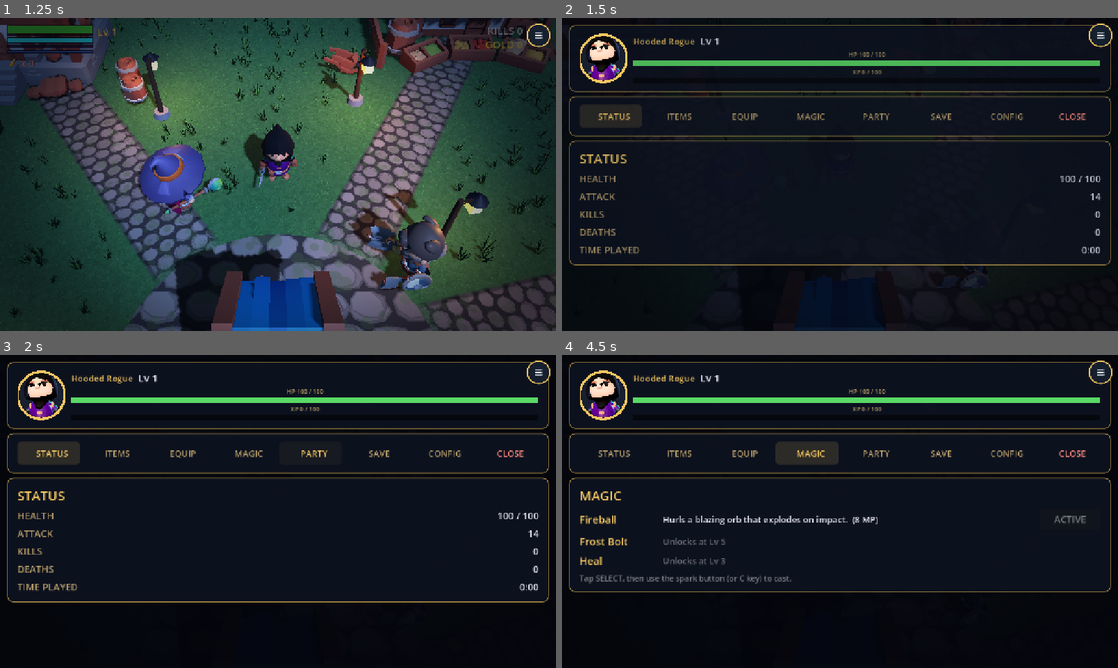
Above: before the commit, frames 1-4 (two rows, left to right).
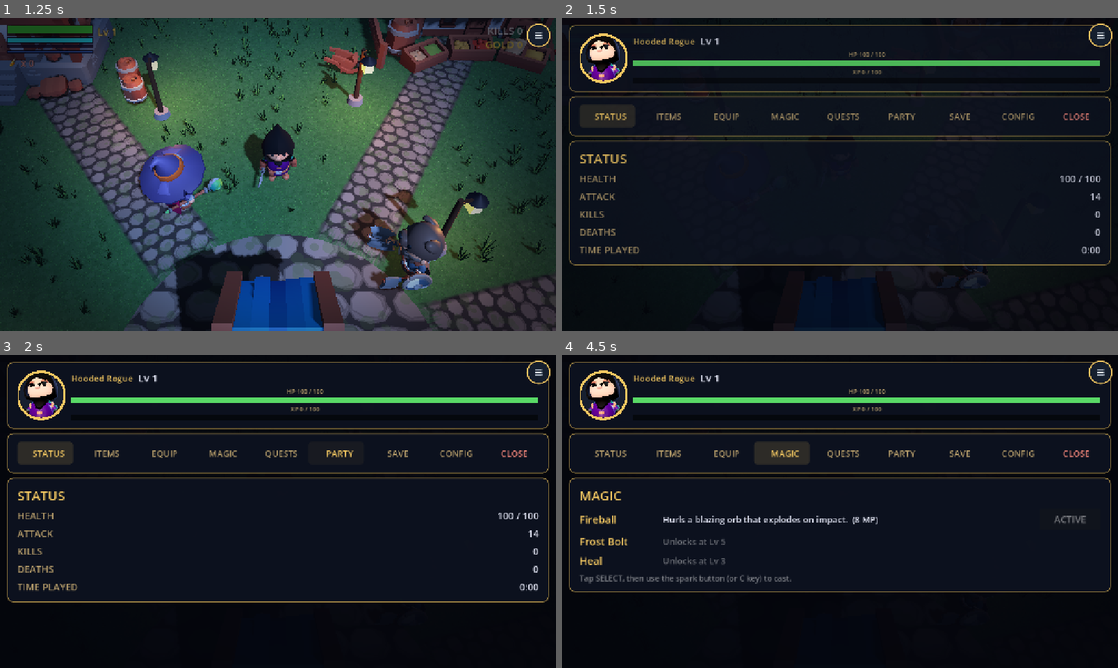
Above: after the commit, the same moments.

Repository: OuterHeavenX/godot-2.5D-rpg
Game: Godot game, scene res://src/world/main.tscn
The game is run twice, just before and just after one commit, with the same random seed, the same clock (stepped at 60 frames per second) and the same inputs.
Inputs (mouse positions are in pixels of both pictures, inside the frame that each line leads up to):
- Up to frame 1 (1.25 s): click "PLAY" at 0.5 s
- Up to frame 2 (1.5 s): drag from (1101, 36) to (895, 105) at 1.27 s
- Up to frame 3 (2 s): no input
- Up to frame 4 (4.5 s): click "STATUS" at 2 s; click "ITEMS" at 2.75 s; click "EQUIP" at 3.5 s; click "MAGIC" at 4.25 s

Frame 1 is identical in both runs. In frame 2, 1.0% of the frame differs, in the area x 6-95%, y 28-35%; in frame 3, 1.0%; in frame 4, 1.5%, in the area x 5-95%, y 27-36%.

Commit message:
Add quest system: 4-quest chain, givers, dialogue, HUD tracker, QUESTS tab, save persistence

Diff:
--- a/project.godot
+++ b/project.godot
@@ -89,6 +89,8 @@
 
 AudioMan="*res://src/audio/audio_manager.gd"
 
+QuestMan="*res://src/quest/quest_manager.gd"
+
 [input_devices]
 
 pointing/emulate_mouse_from_touch=false
--- a/src/npc/villager.gd
+++ b/src/npc/villager.gd
@@ -16,12 +16,34 @@
 var _target_pos := Vector3.ZERO
 var _wait_timer := 0.0
 var _talk_ui: Control
+var _quest_marker: Label3D
 
 func _ready() -> void:
 	_home_pos = position
 	_target_pos = _home_pos
 	_build_body()
 	_build_interaction()
+	_build_quest_marker()
+	QuestMan.quests_changed.connect(_update_quest_marker)
+	_update_quest_marker()
+
+func _build_quest_marker() -> void:
+	_quest_marker = Label3D.new()
+	_quest_marker.text = ""
+	_quest_marker.font_size = 96
+	_quest_marker.pixel_size = 0.008
+	_quest_marker.billboard = BaseMaterial3D.BILLBOARD_ENABLED
+	_quest_marker.no_depth_test = true
+	_quest_marker.modulate = Color(1.0, 0.85, 0.3)
+	_quest_marker.outline_size = 12
+	_quest_marker.outline_modulate = Color(0, 0, 0, 0.9)
+	_quest_marker.position = Vector3(0, 2.4, 0)
+	add_child(_quest_marker)
+
+func _update_quest_marker() -> void:
+	if _quest_marker == null:
+		return
+	_quest_marker.text = QuestMan.marker_for(npc_name)
 
 func _build_body() -> void:
 	# KayKit model (if specified).
@@ -117,7 +139,9 @@
 	else:
 		var ui := get_tree().get_first_node_in_group("dialogue_ui")
 		if ui != null and ui.has_method("show_talk_button"):
-			ui.show_talk_button(npc_name, dialogue)
+			var talk: Dictionary = QuestMan.get_talk(npc_name, dialogue)
+			ui.show_talk_button(npc_name, talk["lines"],
+				String(talk["offer"]), String(talk["turnin"]))
 
 func _hide_talk_prompt() -> void:
 	if shop_title != "":
--- /dev/null
+++ b/src/quest/quest_db.gd
@@ -0,0 +1,124 @@
+class_name QuestDB
+## Static quest definitions: a short chain across the four village NPCs.
+##
+## Objective types:
+##   "talk"    — talk to the NPC named in "target"
+##   "kill"    — kill "target" skeletons (counted from acceptance)
+##   "collect" — hold "target" potions at once
+##   "level"   — reach player level "target"
+
+enum State { LOCKED, AVAILABLE, ACTIVE, COMPLETE, TURNED_IN }
+
+const QUESTS := [
+	{
+		"id": "pips_dream",
+		"giver": "Pip",
+		"title": "Pip's Dream",
+		"prereq": "",
+		"objective_type": "talk",
+		"objective_target": "Old Fen",
+		"objective_text": "Talk to Old Fen",
+		"offer": [
+			"Pip's Dream",
+			"I wanna be an adventurer, just like you! But Old Fen says I'm too young.",
+			"Could you go talk to Old Fen for me? Maybe he'll tell you a real hero story!",
+		],
+		"reminder": [
+			"Did you talk to Old Fen yet? He hangs around the square, telling stories.",
+		],
+		"complete_lines": [
+			"Pip's Dream",
+			"Old Fen told you about the Battle of the Ashen Field?! Wow...",
+			"One day I'll be a hero too. Thanks, traveler! Take this for your trouble.",
+		],
+		"reward_gold": 30,
+		"reward_xp": 20,
+	},
+	{
+		"id": "bones_in_the_wild",
+		"giver": "Old Fen",
+		"title": "Bones in the Wild",
+		"prereq": "pips_dream",
+		"objective_type": "kill",
+		"objective_target": 5,
+		"objective_text": "Defeat 5 skeletons",
+		"offer": [
+			"Bones in the Wild",
+			"Pip speaks highly of you. Good — we'll need heroes before long.",
+			"The skeletons in the southern wilds grow bolder every night.",
+			"Drive back 5 of them. Show this village what you're made of.",
+		],
+		"reminder": [
+			"The skeletons still trouble the southern wilds.",
+		],
+		"complete_lines": [
+			"Bones in the Wild",
+			"Five skeletons shattered. The wilds breathe a little easier tonight.",
+			"You've earned this, hero. The village thanks you.",
+		],
+		"reward_gold": 100,
+		"reward_xp": 60,
+	},
+	{
+		"id": "stock_up",
+		"giver": "Bram",
+		"title": "Stock Up",
+		"prereq": "bones_in_the_wild",
+		"objective_type": "collect",
+		"objective_target": 3,
+		"objective_text": "Hold 3 potions at once",
+		"offer": [
+			"Stock Up",
+			"Heard you thinned the skeleton herd. Fine work!",
+			"But listen — a hero who marches out unprepared is just a corpse with confidence.",
+			"Carry 3 potions at once. Buy them at the market or pry them from skeleton hands.",
+		],
+		"reminder": [
+			"Potions, traveler. Three of them, in your pack at the same time.",
+		],
+		"complete_lines": [
+			"Stock Up",
+			"Now that's a prepared adventurer. Skeletons drop potions too, remember.",
+			"Take this gold — spend it on something sharp.",
+		],
+		"reward_gold": 120,
+		"reward_xp": 80,
+	},
+	{
+		"id": "proving_ground",
+		"giver": "Mira",
+		"title": "Proving Ground",
+		"prereq": "stock_up",
+		"objective_type": "level",
+		"objective_target": 6,
+		"objective_text": "Reach level 6",
+		"offer": [
+			"Proving Ground",
+			"So you're the one everyone's talking about. Bram says you're prepared; Fen says you're brave.",
+			"But are you strong? The wilds only respect strength.",
+			"Reach level 6 and come back. Then I'll believe the stories.",
+		],
+		"reminder": [
+			"Level 6, traveler. The skeletons are waiting.",
+		],
+		"complete_lines": [
+			"Proving Ground",
+			"Level 6. I can see it in the way you carry that blade now.",
+			"The village is lucky to have you. This is yours — you've earned it.",
+		],
+		"reward_gold": 200,
+		"reward_xp": 150,
+	},
+]
+
+static func get_quest(quest_id: String) -> Dictionary:
+	for q in QUESTS:
+		if q["id"] == quest_id:
+			return q
+	return {}
+
+static func quest_ids() -> Array:
+	var ids := []
+	for q in QUESTS:
+		ids.append(q["id"])
+	return ids
--- /dev/null
+++ b/src/quest/quest_manager.gd
@@ -0,0 +1,212 @@
+extends Node
+## QuestMan (autoload): tracks quest states, objective progress, and rewards.
+## Watches player/skeleton signals, drives quest dialogue, the HUD tracker,
+## villager "!" markers, and the QUESTS menu tab.
+
+signal quests_changed
+signal quest_accepted(quest_id: String)
+signal quest_turned_in(quest_id: String)
+
+var _states := {} # quest_id -> {"state": int, "kills_at_accept": int}
+var _talked_to := {} # npc_name -> true
+var _player: Node = null
+var _skel_mgr: Node = null
+var _hud: Node = null
+
+func _ready() -> void:
+	# Initialize quest states immediately (villagers query markers in _ready).
+	for qid in QuestDB.quest_ids():
+		_states[qid] = {"state": QuestDB.State.LOCKED, "kills_at_accept": 0}
+	call_deferred("_late_setup")
+
+func _late_setup() -> void:
+	await get_tree().process_frame
+	_player = get_tree().get_first_node_in_group("player")
+	_skel_mgr = get_tree().get_first_node_in_group("skeleton_manager")
+	_hud = get_tree().get_first_node_in_group("hud")
+	if _skel_mgr != null and _skel_mgr.has_signal("kills_changed"):
+		_skel_mgr.kills_changed.connect(_on_kills_changed)
+	if _player != null:
+		if _player.has_signal("potions_changed"):
+			_player.potions_changed.connect(_on_potions_changed)
+		if _player.has_signal("leveled_up"):
+			_player.leveled_up.connect(_on_leveled_up)
+	quests_changed.emit()
+
+# ---------------------------------------------------------------- state
+
+## Dynamic state: prereqs gate AVAILABLE; stored state otherwise.
+func get_state(quest_id: String) -> int:
+	var stored: int = int(_states[quest_id]["state"])
+	if stored == QuestDB.State.ACTIVE or stored == QuestDB.State.COMPLETE \
+			or stored == QuestDB.State.TURNED_IN:
+		return stored
+	var q := QuestDB.get_quest(quest_id)
+	var prereq := String(q.get("prereq", ""))
+	if prereq == "" or get_state(prereq) == QuestDB.State.TURNED_IN:
+		return QuestDB.State.AVAILABLE
+	return QuestDB.State.LOCKED
+
+func quest_by_giver(npc_name: String) -> Dictionary:
+	for qid in QuestDB.quest_ids():
+		var q := QuestDB.get_quest(qid)
+		if String(q["giver"]) == npc_name:
+			return q
+	return {}
+
+func marker_for(npc_name: String) -> String:
+	var q := quest_by_giver(npc_name)
+	if q.is_empty():
+		return ""
+	match get_state(String(q["id"])):
+		QuestDB.State.AVAILABLE:
+			return "!"
+		QuestDB.State.COMPLETE:
+			return "?"
+	return ""
+
+# ---------------------------------------------------------------- objectives
+
+func _kills() -> int:
+	return int(_skel_mgr.get("kills")) if _skel_mgr != null else 0
+
+func objective_progress(quest_id: String) -> int:
+	var q := QuestDB.get_quest(quest_id)
+	match String(q["objective_type"]):
+		"kill":
+			return _kills() - int(_states[quest_id]["kills_at_accept"])
+		"collect":
+			return int(_player.get("potions")) if _player != null else 0
+		"level":
+			return int(_player.get("level")) if _player != null else 0
+		"talk":
+			return 1 if _talked_to.has(String(q["objective_target"])) else 0
+	return 0
+
+func objective_target(quest_id: String) -> int:
+	var q := QuestDB.get_quest(quest_id)
+	if String(q["objective_type"]) == "talk":
+		return 1
+	return int(q["objective_target"])
+
+func objective_text(quest_id: String) -> String:
+	var q := QuestDB.get_quest(quest_id)
+	var target := objective_target(quest_id)
+	var prog := mini(objective_progress(quest_id), target)
+	if String(q["objective_type"]) == "talk":
+		return String(q["objective_text"])
+	return "%s (%d/%d)" % [String(q["objective_text"]), prog, target]
+
+func _check_completion() -> void:
+	for qid in QuestDB.quest_ids():
+		if int(_states[qid]["state"]) != QuestDB.State.ACTIVE:
+			continue
+		if objective_progress(qid) >= objective_target(qid):
+			_states[qid]["state"] = QuestDB.State.COMPLETE
+			_announce("QUEST COMPLETE: %s" % String(QuestDB.get_quest(qid)["title"]))
+			AudioMan.play("levelup", 1.0, 0.0)
+	quests_changed.emit()
+
+func _on_kills_changed(_count: int) -> void:
+	_check_completion()
+
+func _on_potions_changed(_count: int) -> void:
+	_check_completion()
+
+func _on_leveled_up(_new_level: int) -> void:
+	_check_completion()
+
+## Called by dialogue_ui when any NPC dialogue closes.
+func on_dialogue_closed(npc_name: String) -> void:
+	_talked_to[npc_name] = true
+	_check_completion()
+
+# ---------------------------------------------------------------- accept / turn in
+
+func accept_quest(quest_id: String) -> void:
+	if get_state(quest_id) != QuestDB.State.AVAILABLE:
+		return
+	_states[quest_id]["state"] = QuestDB.State.ACTIVE
+	_states[quest_id]["kills_at_accept"] = _kills()
+	# Talk quests require visiting after acceptance.
+	var q := QuestDB.get_quest(quest_id)
+	if String(q["objective_type"]) == "talk":
+		_talked_to.erase(String(q["objective_target"]))
+	_announce("QUEST ACCEPTED: %s" % String(q["title"]))
+	AudioMan.play("click", 1.0, 0.0)
+	quest_accepted.emit(quest_id)
+	quests_changed.emit()
+
+func turn_in_quest(quest_id: String) -> void:
+	if int(_states[quest_id]["state"]) != QuestDB.State.COMPLETE:
+		return
+	var q := QuestDB.get_quest(quest_id)
+	_states[quest_id]["state"] = QuestDB.State.TURNED_IN
+	if _player != null:
+		_player.add_gold(int(q["reward_gold"]))
+		_player.gain_xp(int(q["reward_xp"]))
+	_announce("QUEST COMPLETE: %s (+%dG)" % [String(q["title"]), int(q["reward_gold"])])
+	AudioMan.play("levelup", 1.0, -4.0)
+	quest_turned_in.emit(quest_id)
+	quests_changed.emit()
+
+func _announce(text: String) -> void:
+	if _hud != null and _hud.has_method("announce"):
+		_hud.announce(text)
+
+# ---------------------------------------------------------------- dialogue
+
+## Contextual dialogue for an NPC: quest offer / turn-in / reminder / fallback.
+## Returns {"lines": [...], "offer": quest_id or "", "turnin": quest_id or ""}.
+func get_talk(npc_name: String, fallback_lines: Array) -> Dictionary:
+	var q := quest_by_giver(npc_name)
+	if q.is_empty():
+		return {"lines": fallback_lines, "offer": "", "turnin": ""}
+	var qid := String(q["id"])
+	match get_state(qid):
+		QuestDB.State.AVAILABLE:
+			return {"lines": q["offer"], "offer": qid, "turnin": ""}
+		QuestDB.State.COMPLETE:
+			return {"lines": q["complete_lines"], "offer": "", "turnin": qid}
+		QuestDB.State.ACTIVE:
+			var lines: Array = (q["reminder"] as Array).duplicate()
+			lines.append("Progress: %s" % objective_text(qid))
+			return {"lines": lines, "offer": "", "turnin": ""}
+	return {"lines": fallback_lines, "offer": "", "turnin": ""}
+
+# ---------------------------------------------------------------- HUD + menu
+
+## One-line tracker for the HUD: first active quest + objective.
+func tracker_text() -> String:
+	for qid in QuestDB.quest_ids():
+		if int(_states[qid]["state"]) == QuestDB.State.ACTIVE:
+			var q := QuestDB.get_quest(qid)
+			return "%s: %s" % [String(q["title"]), objective_text(qid)]
+	return ""
+
+# ---------------------------------------------------------------- save
+
+func get_save_data() -> Dictionary:
+	var states := {}
+	for qid in _states:
+		states[qid] = {
+			"state": int(_states[qid]["state"]),
+			"kills_at_accept": int(_states[qid]["kills_at_accept"]),
+		}
+	return {"states": states, "talked_to": _talked_to.keys()}
+
+func load_save_data(d: Dictionary) -> void:
+	_states.clear()
+	var states: Dictionary = d.get("states", {})
+	for qid in QuestDB.quest_ids():
+		if states.has(qid):
+			_states[qid] = {
+				"state": int(states[qid].get("state", QuestDB.State.LOCKED)),
+				"kills_at_accept": int(states[qid].get("kills_at_accept", 0)),
+			}
+		else:
+			_states[qid] = {"state": QuestDB.State.LOCKED, "kills_at_accept": 0}
+	_talked_to.clear()
+	for n in d.get("talked_to", []):
+		_talked_to[String(n)] = true
+	quests_changed.emit()
--- a/src/save/save_game.gd
+++ b/src/save/save_game.gd
@@ -32,6 +32,7 @@
 	cfg.set_value("progress", "play_time", player.get("play_time"))
 	var pos: Vector3 = player.global_position
 	cfg.set_value("progress", "pos", [pos.x, pos.y, pos.z])
+	cfg.set_value("progress", "quests", QuestMan.get_save_data())
 	cfg.set_value("progress", "saved_at", Time.get_datetime_string_from_system())
 	cfg.save(SAVE_PATH)
 
@@ -59,6 +60,7 @@
 		d[key] = cfg.get_value("progress", key, null)
 	var pos: Array = cfg.get_value("progress", "pos", [])
 	d["pos"] = Vector3(pos[0], pos[1], pos[2]) if pos.size() == 3 else Vector3.ZERO
+	d["quests"] = cfg.get_value("progress", "quests", {})
 	return d
 
 ## Apply a loaded progress dict to the live player + skeleton manager.
@@ -89,3 +91,6 @@
 		mgr.set("kills", int(d["kills"]))
 		if mgr.has_signal("kills_changed"):
 			mgr.emit_signal("kills_changed", int(d["kills"]))
+	var quests: Dictionary = d.get("quests", {})
+	if not quests.is_empty():
+		QuestMan.load_save_data(quests)
--- a/src/ui/char_menu.gd
+++ b/src/ui/char_menu.gd
@@ -8,7 +8,7 @@
 const INK := Color(0.93, 0.94, 1.0)
 const PORTRAIT := preload("res://src/ui/portrait.gd")
 const Equipment := preload("res://src/item/equipment.gd")
-const TABS := ["STATUS", "ITEMS", "EQUIP", "MAGIC", "PARTY", "SAVE", "CONFIG"]
+const TABS := ["STATUS", "ITEMS", "EQUIP", "MAGIC", "QUESTS", "PARTY", "SAVE", "CONFIG"]
 
 var _menu_root: Control
 var _menu_btn: ActionButton
@@ -27,6 +27,7 @@
 var _party_list: VBoxContainer
 var _magic_list: VBoxContainer
 var _items_list: VBoxContainer
+var _quest_list: VBoxContainer
 var _save_status: Label
 var _music_btn: Button
 var _sfx_btn: Button
@@ -191,6 +192,7 @@
 		_build_items_page(),
 		_build_equip_page(),
 		_build_magic_page(),
+		_build_quest_page(),
 		_build_party_page(),
 		_build_save_page(),
 		_build_config_page(),
@@ -511,6 +513,69 @@
 		AudioMan.play("click")
 	_refresh_magic_page()
 
+func _build_quest_page() -> Control:
+	var v := _page()
+	v.add_child(_header("QUESTS"))
+	_quest_list = VBoxContainer.new()
+	_quest_list.add_theme_constant_override("separation", 10)
+	_quest_list.mouse_filter = Control.MOUSE_FILTER_IGNORE
+	v.add_child(_quest_list)
+	return v
+
+## Rebuild the quest list (called on tab select and when quests change).
+func _refresh_quest_page() -> void:
+	if _quest_list == null:
+		return
+	for child in _quest_list.get_children():
+		child.queue_free()
+	var any := false
+	# Active quests first.
+	for qid in QuestDB.quest_ids():
+		if QuestMan.get_state(qid) != QuestDB.State.ACTIVE:
+			continue
+		any = true
+		var q := QuestDB.get_quest(qid)
+		_quest_list.add_child(_body(String(q["title"]), 24, GOLD))
+		_quest_list.add_child(_body(QuestMan.objective_text(qid), 20))
+		_quest_list.add_child(_body("Reward: %dG, %d XP — return to %s" % [
+			int(q["reward_gold"]), int(q["reward_xp"]), String(q["giver"])] ,
+			18, Color(1, 1, 1, 0.45)))
+	# Available quests.
+	for qid in QuestDB.quest_ids():
+		if QuestMan.get_state(qid) != QuestDB.State.AVAILABLE:
+			continue
+		any = true
+		var q := QuestDB.get_quest(qid)
+		var row := HBoxContainer.new()
+		row.add_theme_constant_override("separation", 12)
+		row.mouse_filter = Control.MOUSE_FILTER_IGNORE
+		var name_label := _body(String(q["title"]), 22, GOLD)
+		name_label.custom_minimum_size = Vector2(220, 0)
+		row.add_child(name_label)
+		var giver_label := _body("Talk to %s" % String(q["giver"]), 20,
+			Color(1.0, 0.85, 0.35, 0.8))
+		giver_label.size_flags_horizontal = Control.SIZE_EXPAND_FILL
+		row.add_child(giver_label)
+		_quest_list.add_child(row)
+	# Completed quests.
+	for qid in QuestDB.quest_ids():
+		var st := QuestMan.get_state(qid)
+		if st != QuestDB.State.COMPLETE and st != QuestDB.State.TURNED_IN:
+			continue
+		any = true
+		var q := QuestDB.get_quest(qid)
+		var done_text := "DONE"
+		var done_color := Color(0.5, 0.9, 0.5, 0.7)
+		if st == QuestDB.State.COMPLETE:
+			done_text = "Return to %s!" % String(q["giver"])
+			done_color = Color(1.0, 0.85, 0.35)
+		_quest_list.add_child(_body("%s — %s" % [String(q["title"]), done_text],
+			20, done_color))
+	if not any:
+		_quest_list.add_child(_body("No quests yet.", 22))
+		_quest_list.add_child(_body("Talk to villagers — look for the golden !",
+			18, Color(1, 1, 1, 0.45)))
+
 func _build_party_page() -> Control:
 	var v := _page()
 	v.add_child(_header("PARTY"))
@@ -556,6 +621,8 @@
 		_pages[j].visible = j == i
 	if TABS[i] == "MAGIC":
 		_refresh_magic_page()
+	if TABS[i] == "QUESTS":
+		_refresh_quest_page()
 
 func _refresh() -> void:
 	var player := get_tree().get_first_node_in_group("player")
--- a/src/ui/dialogue_ui.gd
+++ b/src/ui/dialogue_ui.gd
@@ -10,7 +10,14 @@
 var _talk_panel: Control
 var _pending_name := ""
 var _pending_lines: Array = []
+var _pending_offer := ""
+var _pending_turnin := ""
 var _lines: Array = []
+var _offer_id := ""
+var _turnin_id := ""
+var _accept_btn: Button
+var _decline_btn: Button
+var _complete_btn: Button
 var _idx := 0
 var _full_text := ""
 var _char_timer := 0.0
@@ -125,8 +132,36 @@
 	_next_btn.offset_bottom = -14
 	_next_btn.pressed.connect(_on_next)
 	_panel.add_child(_next_btn)
+	# Quest buttons: ACCEPT/DECLINE on offer last lines, COMPLETE on turn-ins.
+	_accept_btn = _quest_button("ACCEPT", Color(0.45, 0.85, 0.5))
+	_accept_btn.offset_left = -360
+	_accept_btn.offset_right = -200
+	_accept_btn.pressed.connect(_on_quest_accept)
+	_panel.add_child(_accept_btn)
+	_decline_btn = _quest_button("DECLINE", Color(0.9, 0.55, 0.5))
+	_decline_btn.offset_left = -180
+	_decline_btn.offset_right = -40
+	_decline_btn.pressed.connect(_on_quest_decline)
+	_panel.add_child(_decline_btn)
+	_complete_btn = _quest_button("COMPLETE", Color(1.0, 0.85, 0.35))
+	_complete_btn.offset_left = -180
+	_complete_btn.offset_right = -40
+	_complete_btn.pressed.connect(_on_quest_complete)
+	_panel.add_child(_complete_btn)
 	add_child(_panel)
 	_build_talk_button()
+
+func _quest_button(text: String, color: Color) -> Button:
+	var b := Button.new()
+	b.text = text
+	b.visible = false
+	b.custom_minimum_size = Vector2(140, 44)
+	b.add_theme_font_size_override("font_size", 24)
+	b.add_theme_color_override("font_color", color)
+	b.set_anchors_preset(Control.PRESET_BOTTOM_RIGHT)
+	b.offset_top = -58
+	b.offset_bottom = -14
+	return b
 
 ## Small TALK button shown on proximity (does NOT pause the game).
 ## Tapping it opens the full dialogue.
@@ -161,9 +196,11 @@
 	_talk_panel.add_child(_talk_btn)
 	add_child(_talk_panel)
 
-func show_talk_button(npc_name: String, lines: Array) -> void:
+func show_talk_button(npc_name: String, lines: Array, offer := "", turnin := "") -> void:
 	_pending_name = npc_name
 	_pending_lines = lines
+	_pending_offer = offer
+	_pending_turnin = turnin
 	var label := _talk_panel.get_node("TalkLabel") as Label
 	label.text = "%s wants to talk" % npc_name
 	_talk_panel.visible = true
@@ -172,23 +209,56 @@
 	_talk_panel.visible = false
 	_pending_name = ""
 	_pending_lines = []
+	_pending_offer = ""
+	_pending_turnin = ""
 
 func _on_talk_pressed() -> void:
 	_talk_panel.visible = false
 	if _pending_name != "":
-		show_dialogue(_pending_name, _pending_lines)
-
-func show_dialogue(npc_name: String, lines: Array) -> void:
+		show_dialogue(_pending_name, _pending_lines, _pending_offer, _pending_turnin)
+
+func show_dialogue(npc_name: String, lines: Array, offer := "", turnin := "") -> void:
 	_name_label.text = npc_name
 	_lines = lines
+	_offer_id = offer
+	_turnin_id = turnin
 	_idx = 0
 	_update_text()
 	_panel.visible = true
 	_update_pause()
 
 func hide_dialogue() -> void:
+	if not _panel.visible:
+		return
 	_panel.visible = false
+	_hide_quest_buttons()
 	_update_pause()
+	QuestMan.on_dialogue_closed(_name_label.text)
+
+func _hide_quest_buttons() -> void:
+	_accept_btn.visible = false
+	_decline_btn.visible = false
+	_complete_btn.visible = false
+	_next_btn.visible = true
+
+func _on_quest_accept() -> void:
+	if _offer_id != "":
+		QuestMan.accept_quest(_offer_id)
+	_offer_id = ""
+	_turnin_id = ""
+	hide_dialogue()
+
+func _on_quest_decline() -> void:
+	_offer_id = ""
+	_turnin_id = ""
+	hide_dialogue()
+
+func _on_quest_complete() -> void:
+	if _turnin_id != "":
+		QuestMan.turn_in_quest(_turnin_id)
+	_offer_id = ""
+	_turnin_id = ""
+	hide_dialogue()
 
 ## Returns true if the dialogue panel is currently open.
 func is_dialogue_open() -> bool:
@@ -210,8 +280,16 @@
 		_full_text = _lines[_idx]
 		_text_label.text = ""
 		_char_timer = 0.0
-		_next_btn.text = "CLOSE" if _idx == _lines.size() - 1 else "NEXT"
+		var is_last := _idx == _lines.size() - 1
+		_next_btn.text = "CLOSE" if is_last else "NEXT"
 		_next_indicator.visible = false
+		# Quest buttons replace NEXT/CLOSE on the last line of offers/turn-ins.
+		var show_offer := is_last and _offer_id != ""
+		var show_turnin := is_last and _turnin_id != ""
+		_accept_btn.visible = show_offer
+		_decline_btn.visible = show_offer
+		_complete_btn.visible = show_turnin
+		_next_btn.visible = not show_offer and not show_turnin
 
 func _process(delta: float) -> void:
 	if not _panel.visible:
--- a/src/ui/hud.gd
+++ b/src/ui/hud.gd
@@ -20,8 +20,10 @@
 var _banner: Label
 var _banner_alpha := 0.0
 var _potion_label: Label
+var _quest_tracker: Label
 
 func _ready() -> void:
+	add_to_group("hud")
 	layer = 5
 	_build()
 	# Hook up to the player and skeleton manager once they're ready.
@@ -51,6 +53,9 @@
 	var mgr := get_tree().get_first_node_in_group("skeleton_manager")
 	if mgr != null and mgr.has_signal("kills_changed"):
 		mgr.kills_changed.connect(_on_kills_changed)
+	if QuestMan.has_signal("quests_changed"):
+		QuestMan.quests_changed.connect(_on_quests_changed)
+		_on_quests_changed()
 
 func _build() -> void:
 	# Health bar background.
@@ -217,6 +222,22 @@
 	_potion_label.vertical_alignment = VERTICAL_ALIGNMENT_CENTER
 	_potion_label.mouse_filter = Control.MOUSE_FILTER_IGNORE
 	add_child(_potion_label)
+	# Quest tracker (below the potion counter, top-left).
+	_quest_tracker = Label.new()
+	_quest_tracker.text = ""
+	_quest_tracker.add_theme_font_size_override("font_size", 20)
+	_quest_tracker.add_theme_color_override("font_color", Color(1.0, 0.88, 0.55))
+	_quest_tracker.add_theme_color_override("font_outline_color", Color(0, 0, 0, 0.8))
+	_quest_tracker.add_theme_constant_override("outline_size", 4)
+	_quest_tracker.anchor_left = 0.0
+	_quest_tracker.anchor_top = 0.0
+	_quest_tracker.offset_left = 16
+	_quest_tracker.offset_top = 120
+	_quest_tracker.offset_right = 500
+	_quest_tracker.offset_bottom = 148
+	_quest_tracker.autowrap_mode = TextServer.AUTOWRAP_WORD_SMART
+	_quest_tracker.mouse_filter = Control.MOUSE_FILTER_IGNORE
+	add_child(_quest_tracker)
 
 func _process(delta: float) -> void:
 	if _flash_alpha > 0.0:
@@ -258,6 +279,14 @@
 func _on_potions_changed(count: int) -> void:
 	_potion_label.text = "x %d" % count
 
+func _on_quests_changed() -> void:
+	_quest_tracker.text = QuestMan.tracker_text()
+
+## Center-screen announcement banner (quests, etc.).
+func announce(text: String) -> void:
+	_banner.text = text
+	_banner_alpha = 1.0
+
 func _on_atb_changed(atb: float) -> void:
 	_atb_fill.offset_right = 19 + 194 * clampf(atb, 0.0, 1.0)
 
Not shown, added: src/quest/quest_db.gd.uid
Not shown, added: src/quest/quest_manager.gd.uid
Not shown, changed: docs/index.pck
